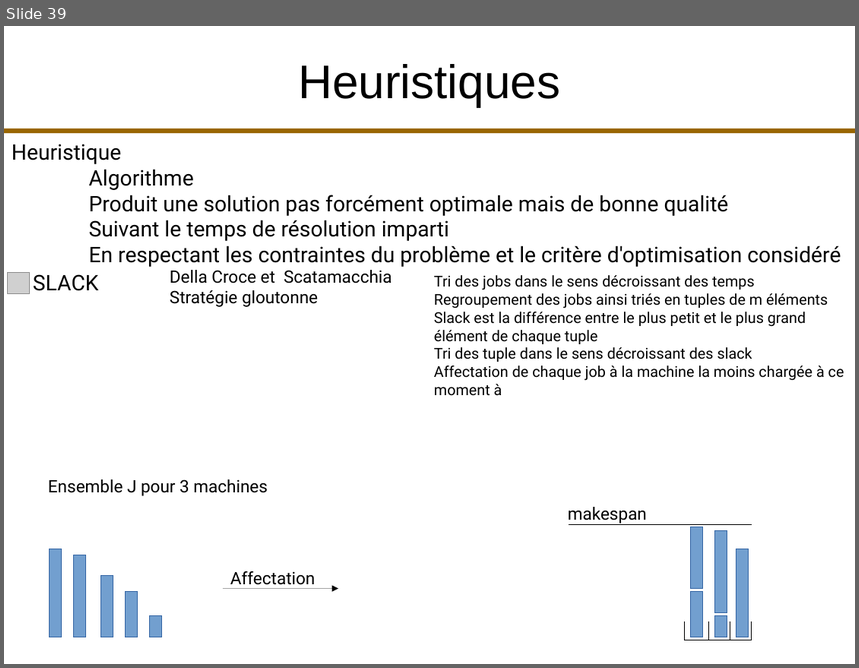
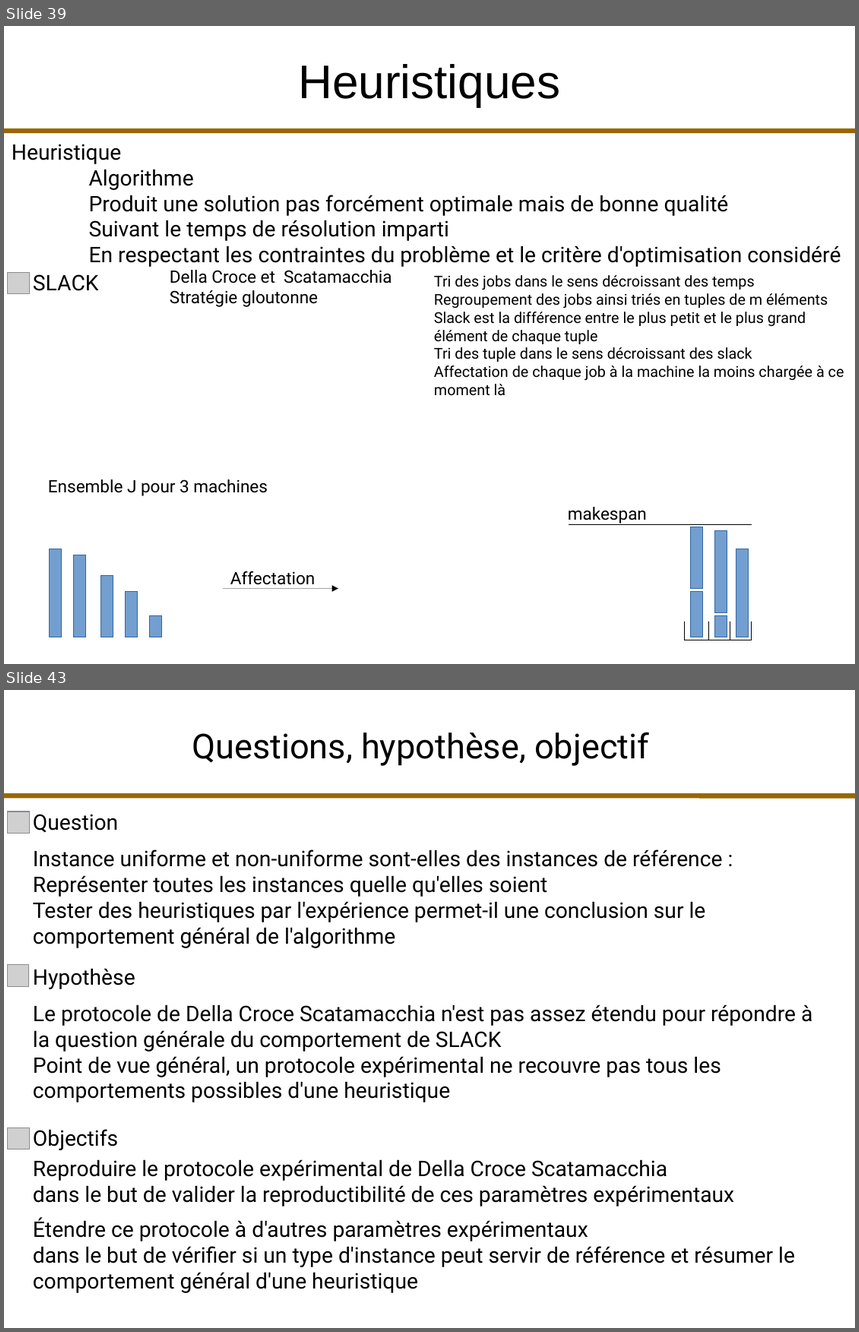
Before and after one commit to fColas68/eprLPT, a slide deck: presentation/presentation.odp. Shown one above the other, each under a label of ours: slide 39 before the commit, slides 39 and 43 after it; the slides between them are not shown. The pictures are 859x668 and 859x1332 pixels, drawn with LibreOffice and Linux fonts; fonts in the diff are those of the drawing; grey boxes stand for pictures. Boxes give left, top, right and bottom in pixels: in the first picture for what was removed or moved away, otherwise in the second. Text is boxed around its words. In the diff, an @@ line names an element or a change of style, - is before the commit and + after.

```diff
--- a/presentation/presentation.odp
+++ b/presentation/presentation.odp
@@ slide 43 added at (4, 690, 855, 1328), background #FFFFFF @@
@@ title added at (192, 732, 649, 766), 32 pt, text #000000 @@
+Questions, hypothèse, objectif
@@ line added from (4, 796) to (855, 796), #996600 4.51 pt @@
@@ picture added at (7, 812, 29, 834) @@
@@ text added at (33, 814, 118, 833), 20 pt, text #000000 @@
+Question
@@ text added at (33, 850, 722, 897), 20 pt, text #000000 @@
+Instance uniforme et non-uniforme sont-elles des instances de référence :
+Représenter toutes les instances quelle qu'elles soient
@@ text added at (33, 901, 706, 948), 20 pt, text #000000 @@
+Tester des heuristiques par l'expérience permet-il une conclusion sur le comportement général de l'algorithme
@@ picture added at (7, 965, 29, 986) @@
@@ text added at (33, 968, 135, 989), 20 pt, text #000000 @@
+Hypothèse
@@ text added at (33, 1005, 813, 1103), 20 pt, text #000000 @@
+Le protocole de Della Croce Scatamacchia n'est pas assez étendu pour répondre à la question générale du comportement de SLACK
+Point de vue général, un protocole expérimental ne recouvre pas tous les comportements possibles d'une heuristique
@@ picture added at (7, 1128, 29, 1150) @@
@@ text added at (33, 1129, 118, 1151), 20 pt, text #000000 @@
+Objectifs
@@ text added at (33, 1160, 734, 1207), 20 pt, text #000000 @@
+Reproduire le protocole expérimental de Della Croce Scatamacchia
+dans le but de valider la reproductibilité de ces paramètres expérimentaux
@@ text added at (33, 1217, 795, 1293), 20 pt, text #000000 @@
+Étendre ce protocole à d'autres paramètres expérimentaux
+dans le but de vérifier si un type d'instance peut servir de référence et résumer le comportement général d'une heuristique
@@ slide 39 changed as well @@
@@ text at (434, 366, 845, 396): text changed @@
-Affectation de chaque job à la machine la moins chargée à ce moment à
+Affectation de chaque job à la machine la moins chargée à ce moment là
```
Also in this commit, not shown: 13 other slides changed, 17 other slides added, 2 slides removed.
